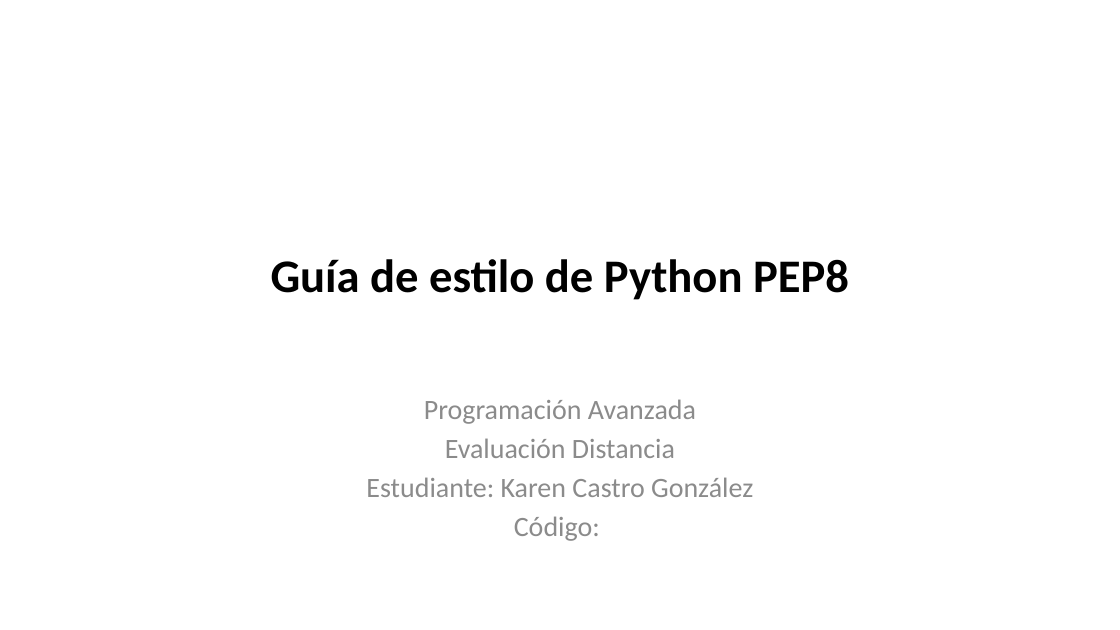
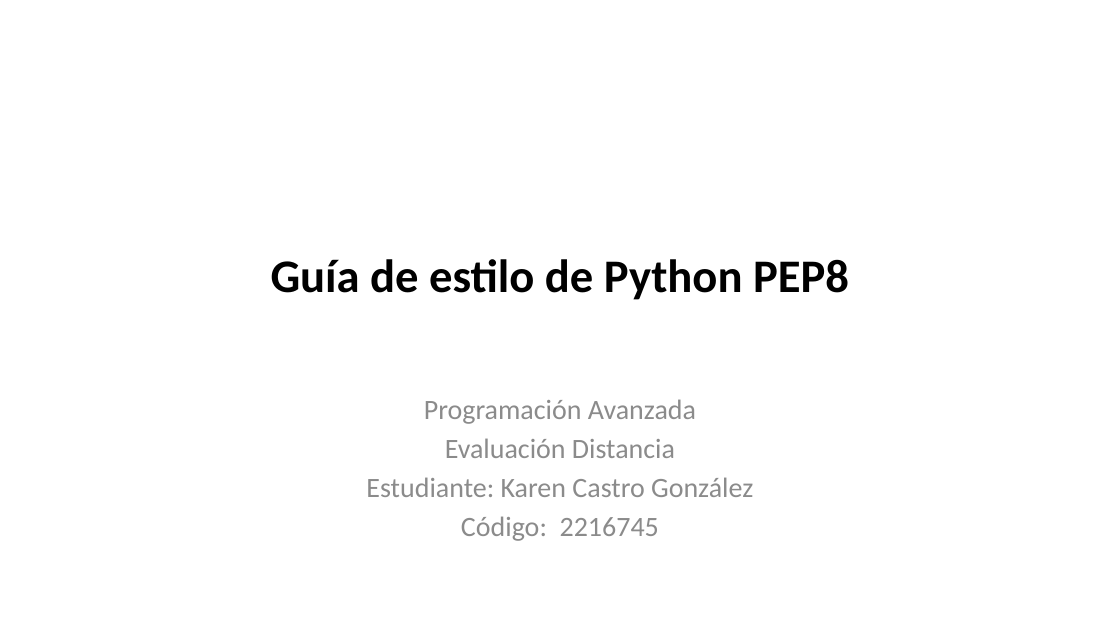
Before and after one commit to karencastrog/ProgAvanzada, a slide deck: slide 2 of Guia de estilo PEP8.pptx. Drawn at 1120x630 pixels with LibreOffice and Linux fonts; fonts in the diff are those of the drawing; background and template pictures are left out. Boxes give left, top, right and bottom in pixels: in the first picture for what was removed or moved away, otherwise in the second. Text is boxed around its words. In the diff, an @@ line names an element or a change of style, - is before the commit and + after.

```diff
--- a/Guia de estilo PEP8.pptx
+++ b/Guia de estilo PEP8.pptx
@@ subtitle at bbox=[461, 516, 659, 541]: text changed @@
-Código:
+Código: 2216745
```
Also in this commit, not shown: 4 other slides changed, 4 slides removed.
